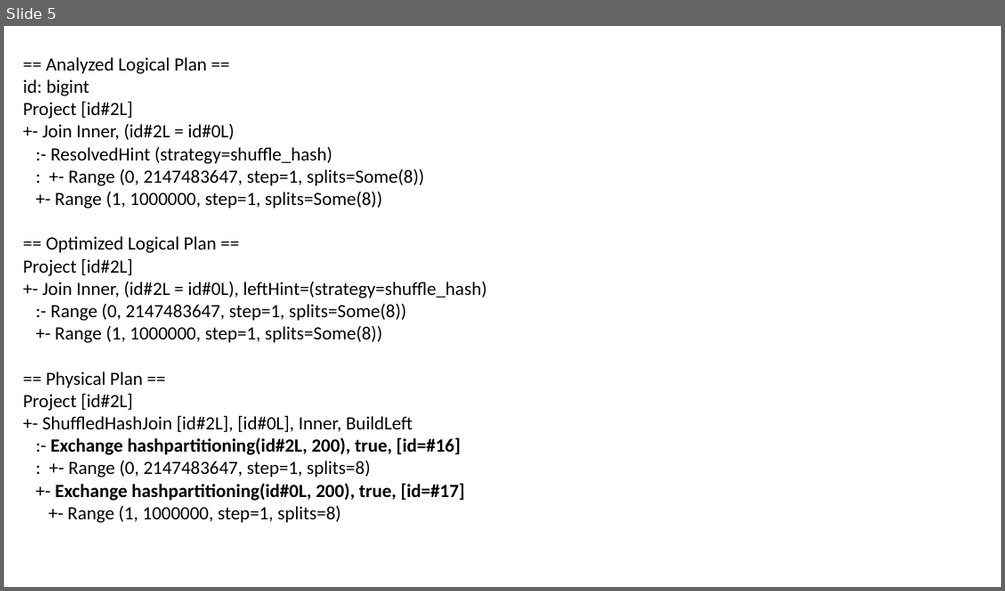
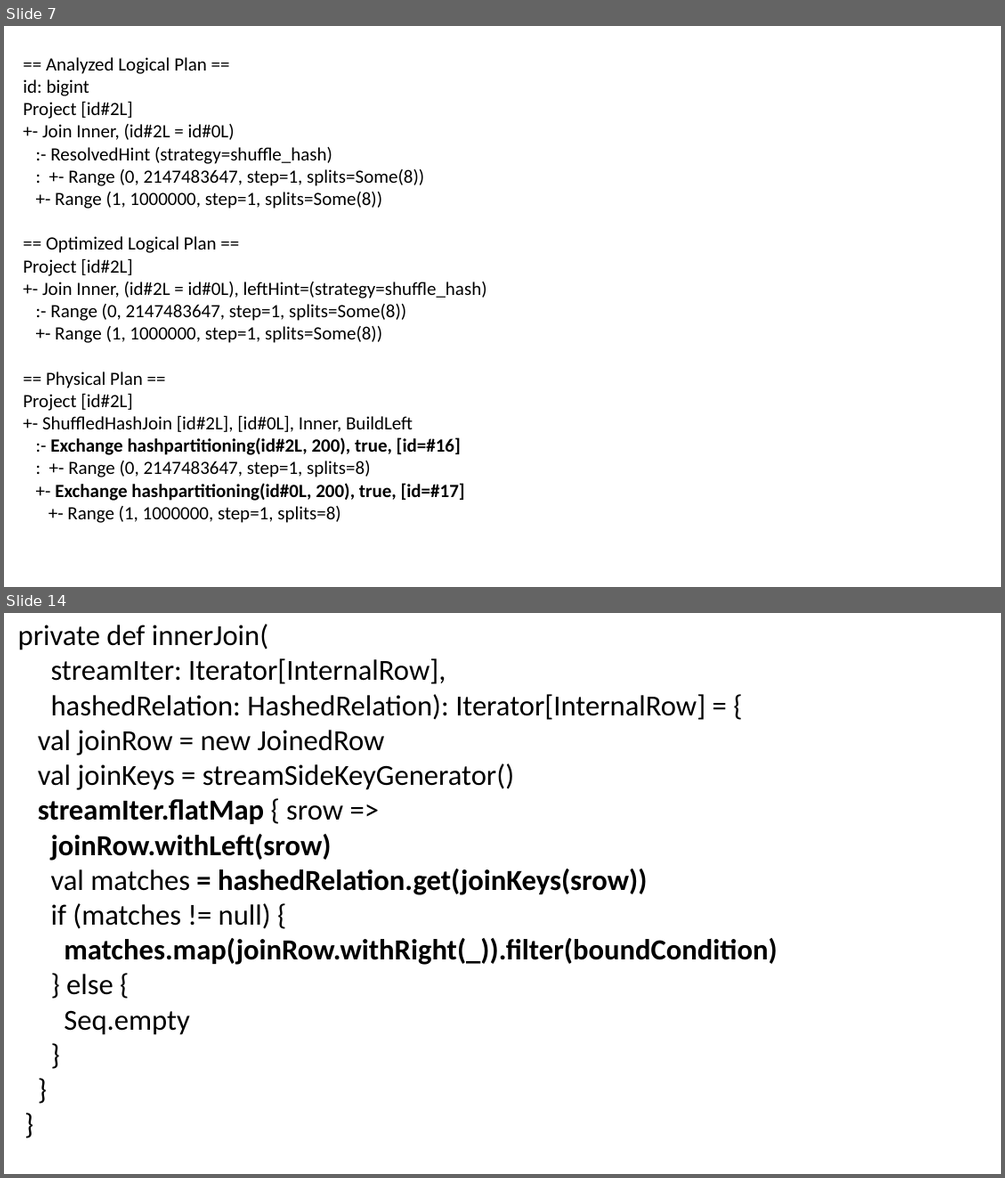
Before and after one commit to nkudinov/apache_spark_pptx, a slide deck: Spark_join4.pptx. Shown one above the other, each under a label of ours: slide 5 before the commit, slides 7 and 14 after it; the slides between them are not shown. The pictures are 1005x591 and 1005x1178 pixels, drawn with LibreOffice and Linux fonts; fonts in the diff are those of the drawing. Boxes give left, top, right and bottom in pixels: in the first picture for what was removed or moved away, otherwise in the second. Text is boxed around its words. In the diff, an @@ line names an element or a change of style, - is before the commit and + after.

Commit message:
change join4

```diff
--- a/Spark_join4.pptx
+++ b/Spark_join4.pptx
@@ slide 14 added at (4, 613, 1001, 1174), background #FFFFFF @@
@@ text added at (18, 624, 777, 1035), 28 pt, text #000000 @@
+private def innerJoin(
+streamIter: Iterator[InternalRow],
+hashedRelation: HashedRelation): Iterator[InternalRow] = {
+val joinRow = new JoinedRow
+val joinKeys = streamSideKeyGenerator()
+streamIter.flatMap { srow =>
+joinRow.withLeft(srow)
+val matches = hashedRelation.get(joinKeys(srow))
+if (matches != null) {
+matches.map(joinRow.withRight(_)).filter(boundCondition)
+} else {
+Seq.empty
+}
+}
+}
@@ what was slide 5 is now slide 7 @@
```
Also in this commit, not shown: 3 slides changed, 11 other slides added.
